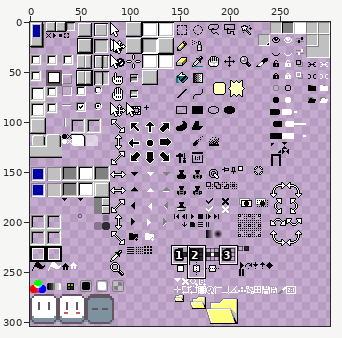
Two versions of one sprite sheet, Aseprite 95/sheet.png. Above, an overview of the earlier version with the close-up marked.
Close-up. Before the commit:
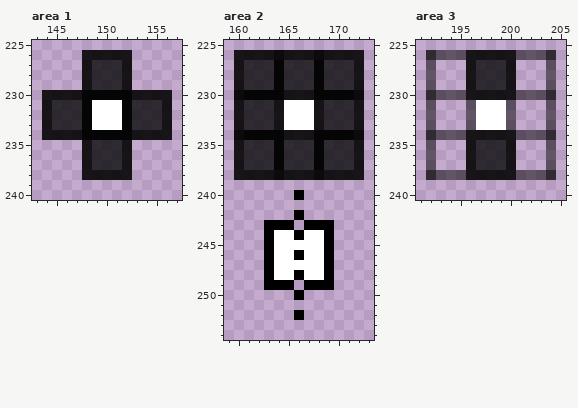
The file is 300x304 pixels. Pixels under 10% opacity are left out. Colours within 5 levels of each other are drawn and written as one. Shown: area 1: x 143..157, y 225..240; area 2: x 159..173, y 225..254; area 3: x 191..205, y 225..240. The commit also changed other parts of the picture, which this record leaves out.
Once edited:
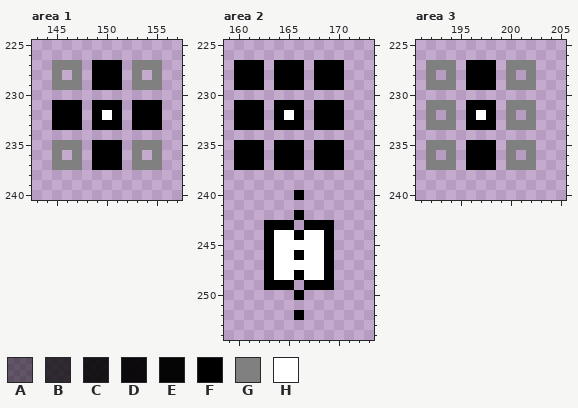
Palette (. is transparent): A #00000080  B #000000c0  C #000000e0  D #000000f0  E #000000f7  F #000000  G #808080  H #ffffff
The exact change:
Area 1:
y 226: x 148..152 CCCCC -> .....
y 227: x 145..155 ...CBBBC... -> GGG.FFF.GGG
y 228: x 145 . -> G; x 147..153 .CBBBC. -> G.FFF.G; x 155 . -> G
y 229: x 145..155 ...CBBBC... -> GGG.FFF.GGG
y 230: x 144..156 CCCCEEEEECCCC -> .............
y 231: x 144..156 CBBBEHHHEBBBC -> .FFF.FFF.FFF.
y 232: x 144..149 CBBBEH -> .FFF.F; x 151..156 HEBBBC -> F.FFF.
y 233: x 144..156 CBBBEHHHEBBBC -> .FFF.FFF.FFF.
y 234: x 144..156 CCCCEEEEECCCC -> .............
y 235: x 145..155 ...CBBBC... -> GGG.FFF.GGG
y 236: x 145 . -> G; x 147..153 .CBBBC. -> G.FFF.G; x 155 . -> G
y 237: x 145..155 ...CBBBC... -> GGG.FFF.GGG
y 238: x 148..152 CCCCC -> .....
Area 2:
y 226: x 160..172 CCCCDCCCDCCCC -> .............
y 227..229: x 160..172 CBBBEBBBEBBBC -> FFF.FFF.FFF..
y 230: x 160..172 DEEEECCCEEEED -> .............
y 231: x 160..172 CBBBCHHHCBBBC -> FFF.FFF.FFF..
y 232: x 160..164 CBBBC -> FFF.F; x 166..172 HHCBBBC -> F.FFF..
y 233: x 160..172 CBBBCHHHCBBBC -> FFF.FFF.FFF..
y 234: x 160..172 DEEEECCCEEEED -> .............
y 235..237: x 160..172 CBBBEBBBEBBBC -> FFF.FFF.FFF..
y 238: x 160..172 CCCCDCCCDCCCC -> .............
Area 3:
y 226: x 192..204 BAAACCCCCAAAB -> .............
y 227: x 192..194 A.. -> GGG; x 196..202 CBBBC.. -> FFF.GGG; x 204 A -> .
y 228: x 192 A -> G; x 194 . -> G; x 196..200 CBBBC -> FFF.G; x 202 . -> G; x 204 A -> .
y 229: x 192..194 A.. -> GGG; x 196..202 CBBBC.. -> FFF.GGG; x 204 A -> .
y 230: x 192..204 BAAACCCCCAAAB -> .............
y 231: x 192..194 A.. -> GGG; x 196..202 AHHHA.. -> FFF.GGG; x 204 A -> .
y 232: x 192 A -> G; x 194 . -> G; x 196 A -> F; x 198..200 HHA -> F.G; x 202 . -> G; x 204 A -> .
y 233: x 192..194 A.. -> GGG; x 196..202 AHHHA.. -> FFF.GGG; x 204 A -> .
y 234: x 192..204 BAAACCCCCAAAB -> .............
y 235: x 192..194 A.. -> GGG; x 196..202 CBBBC.. -> FFF.GGG; x 204 A -> .
y 236: x 192 A -> G; x 194 . -> G; x 196..200 CBBBC -> FFF.G; x 202 . -> G; x 204 A -> .
y 237: x 192..194 A.. -> GGG; x 196..202 CBBBC.. -> FFF.GGG; x 204 A -> .
y 238: x 192..204 BAAACCCCCAAAB -> .............
Boxes around the changes in both close-ups, in picture pixels (x1, y1, x2, y2):
changed: (42, 50, 172, 180)
changed: (234, 50, 364, 180)
changed: (426, 50, 556, 180)
